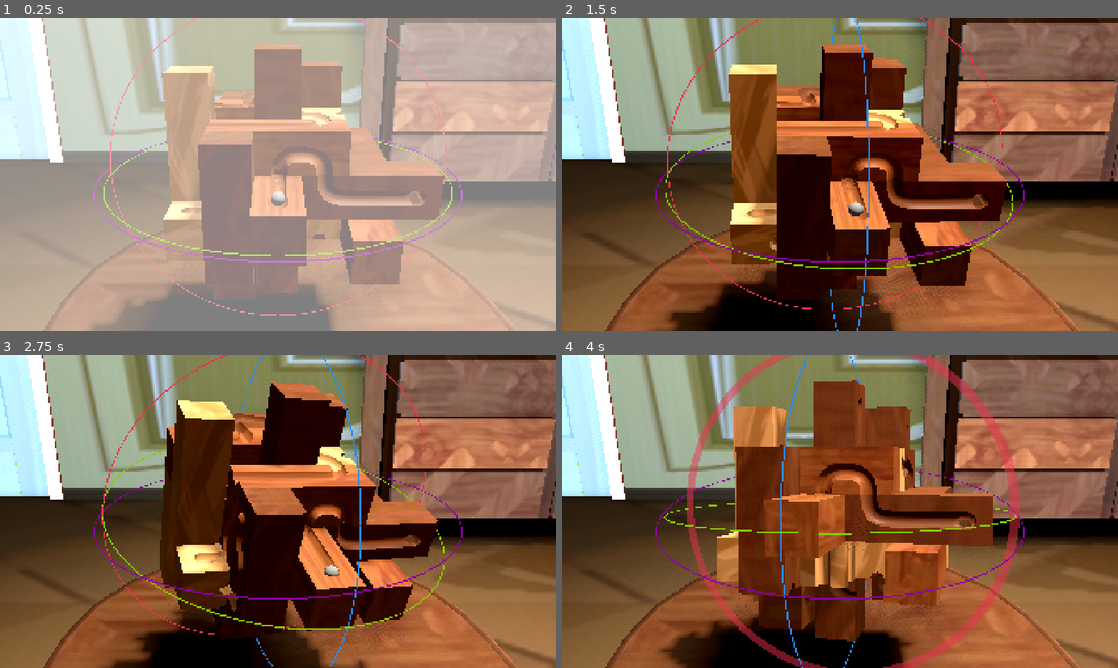
Above: before the commit, frames 1-4 (two rows, left to right).
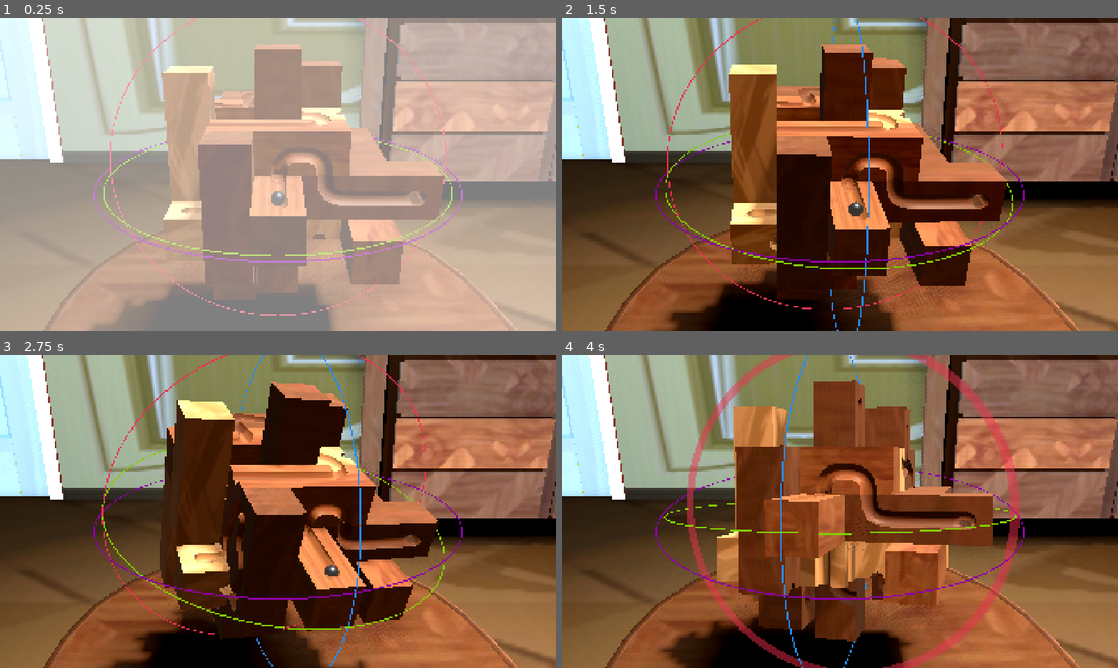
Above: after the commit, the same moments.

Repository: henpemaz/Marble-Maze
Game: Godot game, scene res://Game/Levels/game.tscn
Same seed, same stepped clock (60 frames per second), same inputs: the game is played once before the commit and once after it. This scene is started directly instead of the project's main scene.
Inputs (mouse positions are in pixels of both pictures, inside the frame that each line leads up to):
- Up to frame 1 (0.25 s): no input
- Up to frame 2 (1.5 s): tap Enter (ui_accept) at 0.5, 0.77 s; move the mouse to (962, 158) at 0.52 s; hold Right mouse button (pan_camera) 0.53-1.25 s; click (962, 158) at 0.67 s; drag from (728, 190) to (812, 237) at 1.27 s
- Up to frame 3 (2.75 s): tap Enter (ui_accept) at 2 s; move the mouse to (333, 442) at 2.02 s; hold Right mouse button (pan_camera) from 2.03 s (still down); click (333, 442) at 2.17 s
- Up to frame 4 (4 s): release Right mouse button (pan_camera) at 2.75 s; tap Enter (ui_accept) at 2.75, 3.77 s; drag from (812, 574) to (673, 464) at 2.77 s; move the mouse to (1006, 558) at 3.52 s; hold Right mouse button (pan_camera) from 3.53 s (still down); click (1006, 558) at 3.67 s

The runs differ from the first frame. In frame 1, less than 0.1% of the frame differs, in the area x 48-52%, y 55-60%; in frame 2, 0.8%; in frame 3, 0.3%; in frame 4, 1.5%, in the area x 37-88%, y 8-92%.

Commit message:
tweak pebble

Diff:
--- a/marble-maze/Game/Levels/controls.gd
+++ b/marble-maze/Game/Levels/controls.gd
@@ -55,9 +55,14 @@
 	#var db = Basis(nb.x-b.x,nb.y-b.y,nb.z-b.z)
 	#puzzle.angular_velocity = 0.5*(b.x.cross(db.x) + b.y.cross(db.y) + b.z.cross(db.z))/delta
 
-	# Simpler method?
-	var q = change.get_rotation_quaternion()
-	puzzle.angular_velocity = q.get_axis() * q.get_angle() / delta
+	# Simpler method
+	var q := change.get_rotation_quaternion()
+	var qmotion := q.get_axis() * q.get_angle()
+	if not qmotion.is_zero_approx():
+		puzzle.angular_velocity = qmotion / delta
+	else: # above lacks precision
+		# bellow doesn't work at high angles
+		puzzle.angular_velocity = change.get_euler()/delta
 
 var gizmo_motion:Vector3
 func _on_gizmo_y_dragged(offset: float) -> void:
--- a/marble-maze/Game/Levels/game.tscn
+++ b/marble-maze/Game/Levels/game.tscn
@@ -12,9 +12,24 @@
 [ext_resource type="Script" uid="uid://cpj0rnpj2pl8a" path="res://addons/MenuTree/focus_helper.gd" id="7_odbtj"]
 [ext_resource type="PackedScene" uid="uid://4uub0g2ai32q" path="res://Menus/Components/SettingsMenu/settings_menu.tscn" id="8_xfsjo"]
 
+[sub_resource type="ProceduralSkyMaterial" id="ProceduralSkyMaterial_ojvjq"]
+sky_top_color = Color(0.9098039, 0.8666667, 0.8117647, 1)
+sky_horizon_color = Color(0.54901963, 0.52156866, 0.4745098, 1)
+sky_energy_multiplier = 0.5
+ground_bottom_color = Color(0.47843137, 0.39215687, 0.30588236, 1)
+ground_horizon_color = Color(0.7607843, 0.7254902, 0.6901961, 1)
+sun_angle_max = 0.0
+
+[sub_resource type="Sky" id="Sky_3tkys"]
+sky_material = SubResource("ProceduralSkyMaterial_ojvjq")
+
 [sub_resource type="Environment" id="Environment_odbtj"]
-ambient_light_sky_contribution = 0.57
+background_mode = 2
+sky = SubResource("Sky_3tkys")
+ambient_light_color = Color(1, 1, 1, 1)
+ssr_enabled = true
 ssao_enabled = true
+ssil_enabled = true
 glow_enabled = true
 fog_enabled = true
 fog_mode = 1
@@ -92,6 +107,21 @@
 radius = 0.15
 
 [sub_resource type="SphereShape3D" id="SphereShape3D_mt08e"]
+
+[sub_resource type="StandardMaterial3D" id="StandardMaterial3D_aymda"]
+albedo_color = Color(0.5681342, 0.5935658, 0.65258235, 1)
+metallic = 1.0
+metallic_specular = 0.52
+roughness = 0.3
+
+[sub_resource type="StandardMaterial3D" id="StandardMaterial3D_ojvjq"]
+transparency = 1
+depth_test = 1
+disable_specular_occlusion = true
+albedo_color = Color(0.92156863, 0.93333334, 1, 0.17254902)
+metallic = 0.8
+metallic_specular = 0.28
+roughness = 0.63
 
 [sub_resource type="SphereMesh" id="SphereMesh_ojvjq"]
 
@@ -311,6 +341,8 @@
 
 [node name="MeshInstance3D" type="MeshInstance3D" parent="Gameplay/Controls/Pebble" unique_id=323493962]
 transform = Transform3D(0.011, 0, 0, 0, 0.011, 0, 0, 0, 0.011, 0, 0, 0)
+material_override = SubResource("StandardMaterial3D_aymda")
+material_overlay = SubResource("StandardMaterial3D_ojvjq")
 mesh = SubResource("SphereMesh_ojvjq")
 
 [node name="Ring" type="MeshInstance3D" parent="Gameplay/Controls" unique_id=1778632841]
Not shown: 2 places in marble-maze/Game/Levels/game.tscn that only renumber resources
